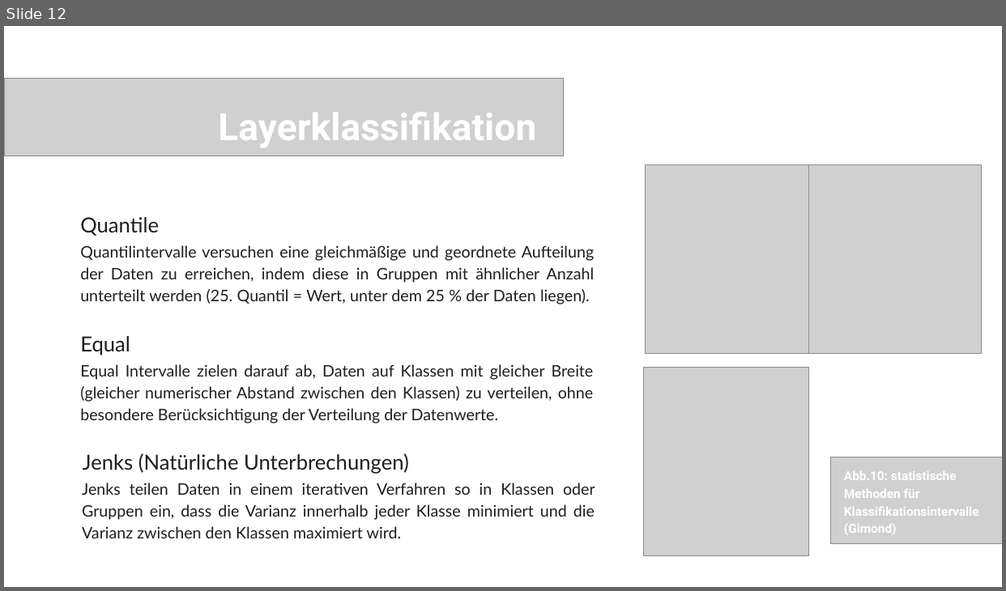
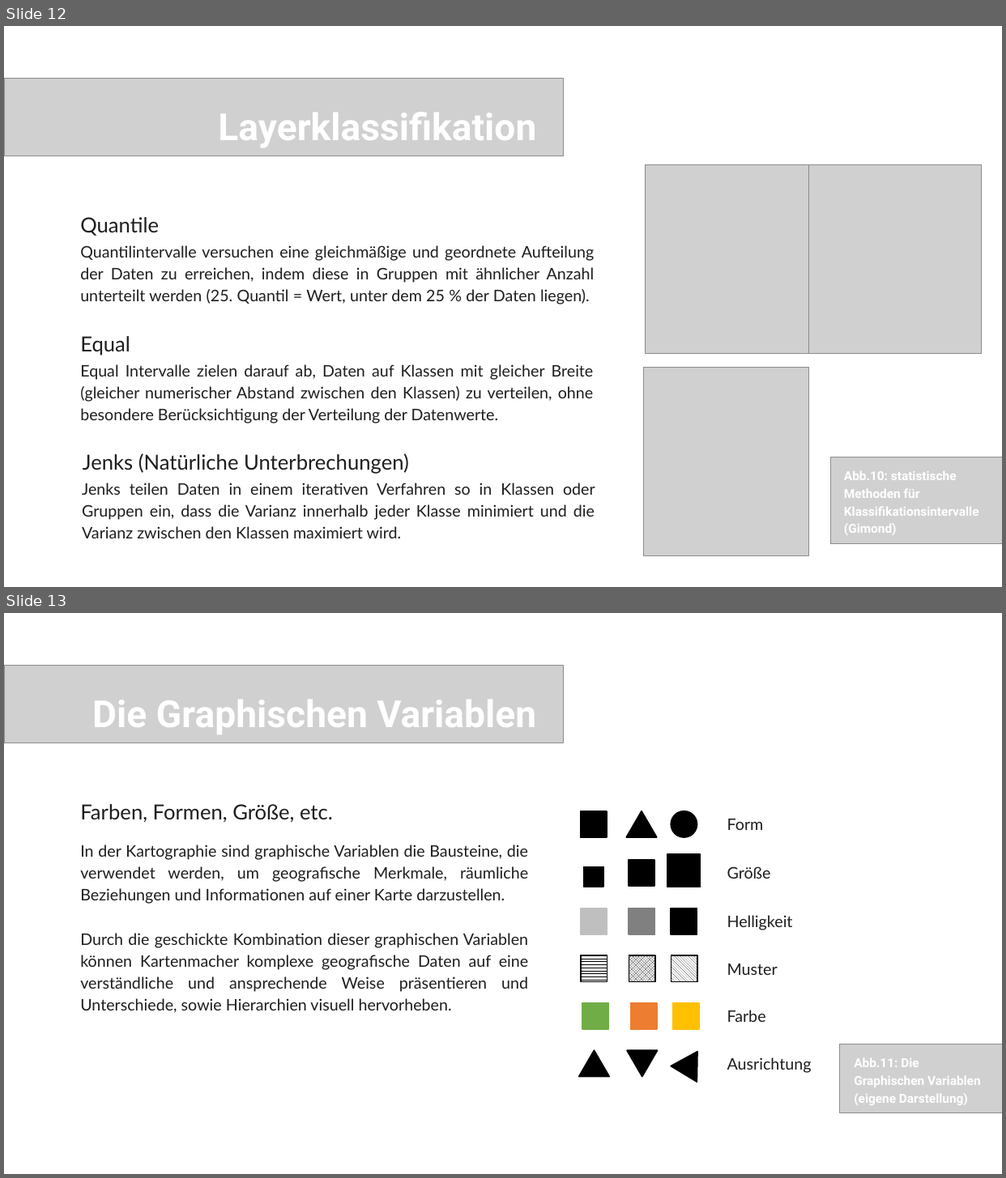
Before and after one commit to oer4sdi/OER-EinfuehrungGeoinformatik, a slide deck: Single_Learning_Element/Powerpoint/Kartenlayout/Presentation_Symbolisierung.pptx. Shown one above the other, each under a label of ours: slide 12 before the commit, slides 12 and 13 after it. The pictures are 1006x591 and 1006x1178 pixels, drawn with LibreOffice and Linux fonts; fonts in the diff are those of the drawing; grey boxes stand for pictures. Boxes give left, top, right and bottom in pixels: in the first picture for what was removed or moved away, otherwise in the second. Text is boxed around its words. In the diff, an @@ line names an element or a change of style, - is before the commit and + after.

```diff
--- a/Single_Learning_Element/Powerpoint/Kartenlayout/Presentation_Symbolisierung.pptx
+++ b/Single_Learning_Element/Powerpoint/Kartenlayout/Presentation_Symbolisierung.pptx
@@ slide 13 added at [4,613,1002,1174], background #FFFFFF @@
@@ picture added at [4,665,563,743] @@
@@ text added at [92,700,536,735], 54 pt, text #FFFFFF, bold @@
+Die Graphischen Variablen
@@ text added at [80,804,333,823], 30 pt, text #1E1E1E @@
+Farben, Formen, Größe, etc.
@@ text added at [80,845,528,1013], 23 pt, text #1E1E1E @@
+In der Kartographie sind graphische Variablen die Bausteine, die verwendet werden, um geografische Merkmale, räumliche Beziehungen und Informationen auf einer Karte darzustellen.
+Durch die geschickte Kombination dieser graphischen Variablen können Kartenmacher komplexe geografische Daten auf eine verständliche und ansprechende Weise präsentieren und Unterschiede, sowie Hierarchien visuell hervorheben.
@@ picture added at [839,1045,1002,1113] @@
@@ group added at [579,811,812,1082]: 13 rectangles, 6 texts, 4 triangles, 1 ellipse @@
+Form
+Größe
+Helligkeit
+Muster
+Farbe
+Ausrichtung
@@ text added at [854,1059,981,1105], 18 pt, text #FFFFFF, bold @@
+Abb.11: Die Graphischen Variablen (eigene Darstellung)
```
Also in this commit, not shown: 1 slide changed, 2 other slides added, 16 other files.
